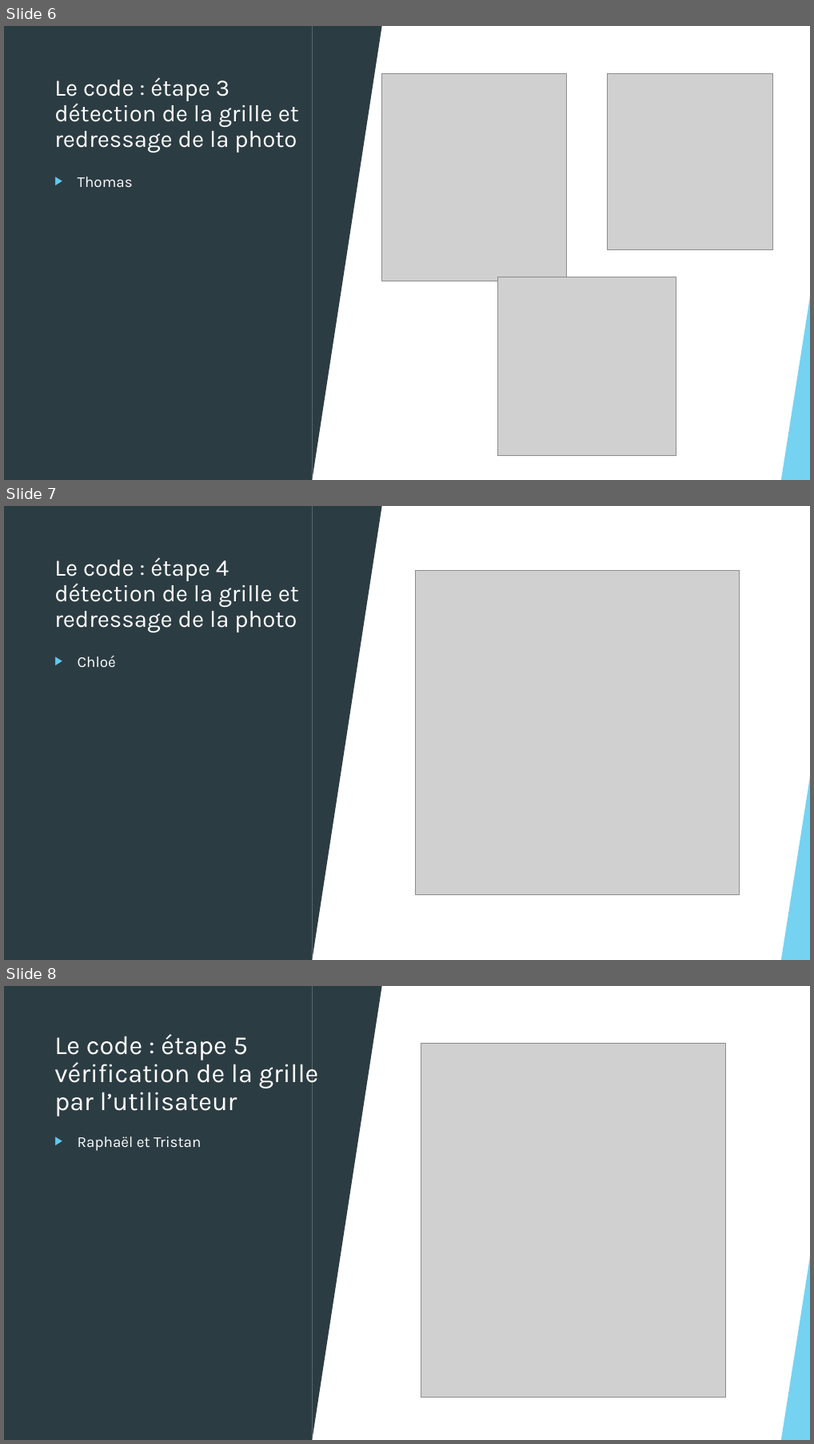
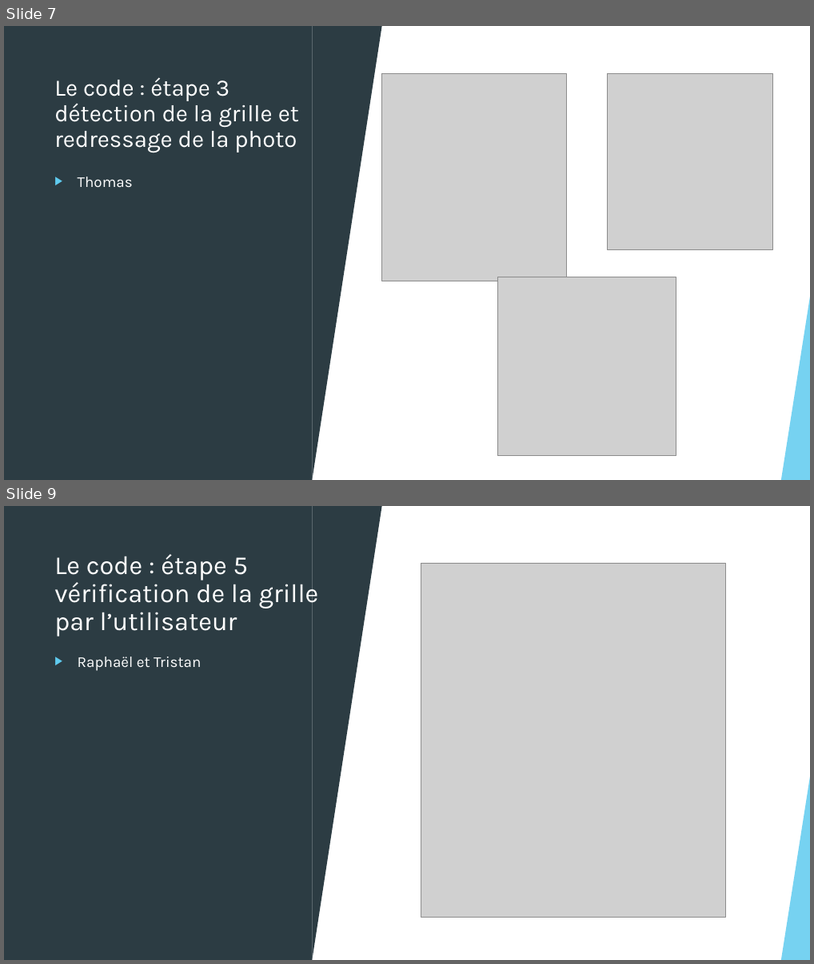
Before and after one commit to chloemuller/sudoku, a slide deck: slide_présentation.pptx. Shown one above the other, each under a label of ours: slides 6, 7 and 8 before the commit, slides 7 and 9 after it; the slides between them are not shown. The pictures are 814x1444 and 814x964 pixels, drawn with LibreOffice and Linux fonts; fonts in the diff are those of the drawing; grey boxes stand for pictures. Boxes give left, top, right and bottom in pixels: in the first picture for what was removed or moved away, otherwise in the second. Text is boxed around its words. In the diff, an @@ line names an element or a change of style, - is before the commit and + after.

```diff
--- a/slide_présentation.pptx
+++ b/slide_présentation.pptx
@@ slide 7 removed at [4,506,810,960], background #FFFFFF; not listed: 10 template elements that a slide beside it also shows @@
@@ rectangle removed at [4,506,810,960] @@
@@ rectangle removed at [4,506,313,960] @@
@@ triangle removed at [313,506,382,960] @@
@@ title removed at [54,557,299,632] @@
-Le code : étape 4
-détection de la grille et redressage de la photo
@@ picture removed at [415,570,740,894] @@
@@ text removed at [78,655,116,667] @@
-▶ Chloé
@@ triangle removed at [782,772,810,960] @@
@@ what was slide 6 is now slide 7 @@
@@ what was slide 8 is now slide 9 @@
```
Also in this commit, not shown: 1 slide changed, 2 slides added.
